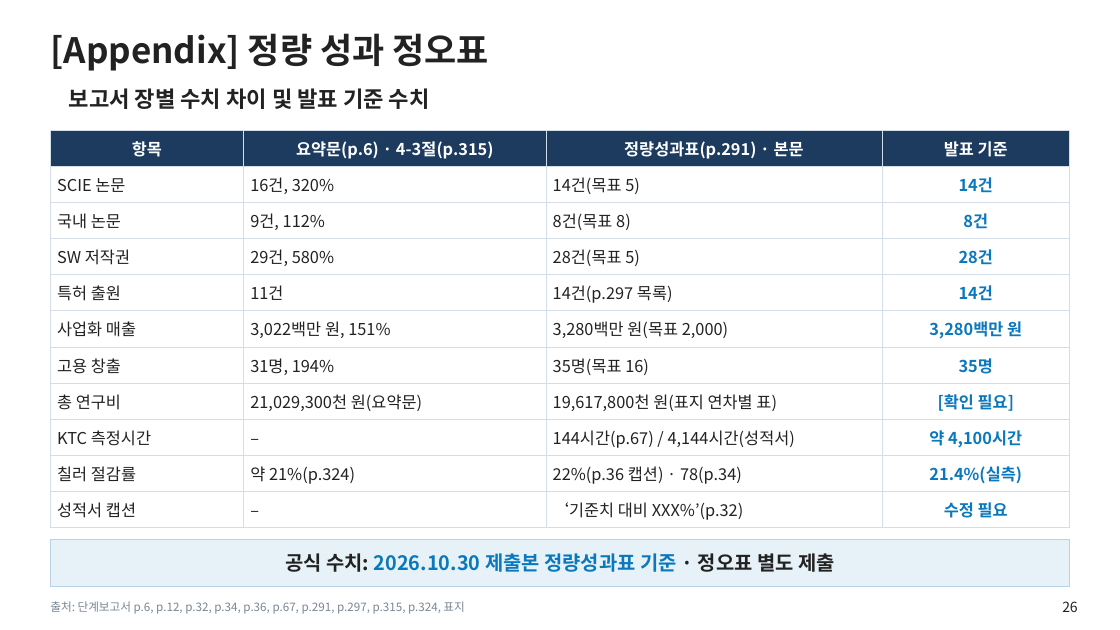
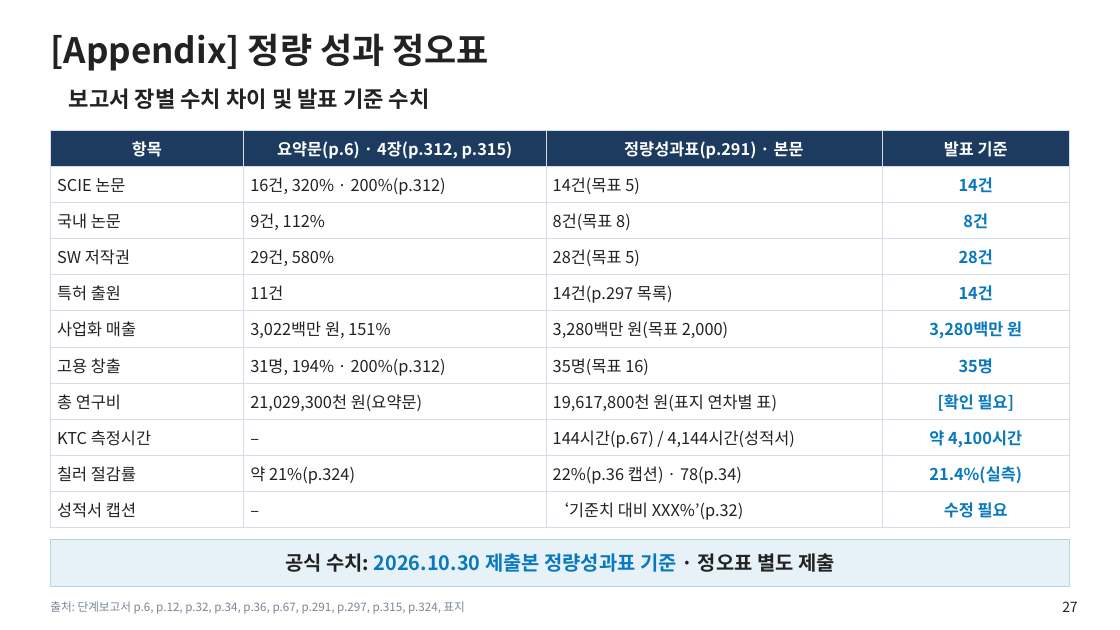
Before and after one commit to jungdw180-debug/h2, a slide deck: slide 27 of slides/1단계_단계평가_본평가판.pptx (slide 26 before the commit). Drawn at 1120x630 pixels with LibreOffice and Linux fonts; fonts in the diff are those of the drawing; background and template pictures are left out. Boxes give left, top, right and bottom in pixels: in the first picture for what was removed or moved away, otherwise in the second. Text is boxed around its words. In the diff, an @@ line names an element or a change of style, - is before the commit and + after.

```diff
--- a/slides/1단계_단계평가_본평가판.pptx
+++ b/slides/1단계_단계평가_본평가판.pptx
@@ table at (x1=50, y1=130, x2=1070, y2=524) @@
-row 1, column 2: 요약문(p.6) · 4-3절(p.315)
+row 1, column 2: 요약문(p.6) · 4장(p.312, p.315)
-row 2, column 2: 16건, 320%
+row 2, column 2: 16건, 320% · 200%(p.312)
-row 7, column 2: 31명, 194%
+row 7, column 2: 31명, 194% · 200%(p.312)
@@ page number at (x1=1062, y1=601, x2=1078, y2=612): text changed @@
-26
+27
```
Also in this commit, not shown: 13 other slides changed, 1 slide added, 8 other files.
